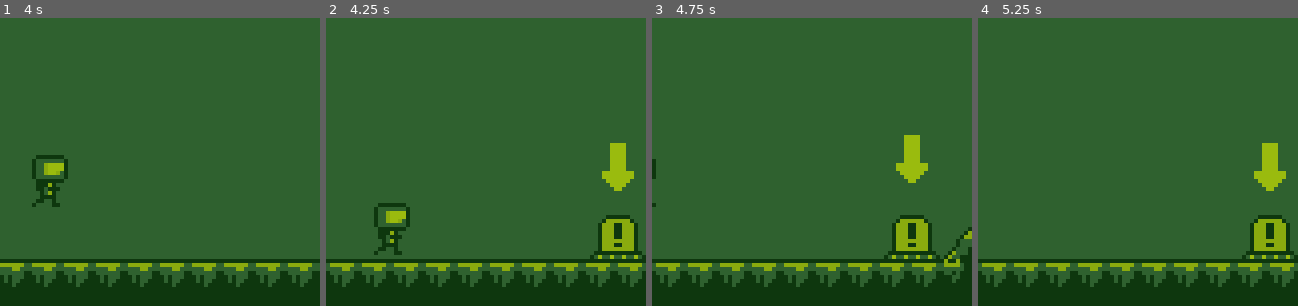
Above: before the commit, frames 1-4 (left to right).
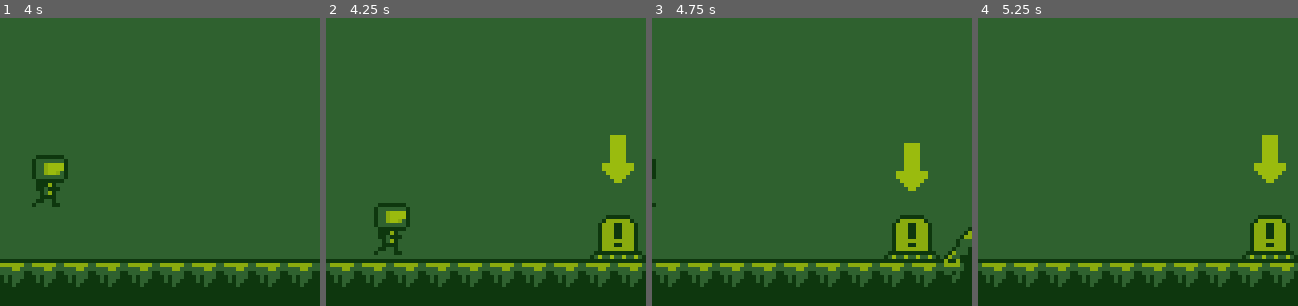
Above: after the commit, the same moments.

Repository: AlanRostem/TurboTrooper
Game: Godot game, scene res://scenes/main/Main.tscn
Same seed, same stepped clock (60 frames per second), same inputs: the game is played once before the commit and once after it. Sound files missing from this copy of the repository are replaced by a short silence.
Inputs:
- Up to frame 1 (4 s): tap Enter at 0.5 s; hold D (move_right) 0.53-2.03 s; tap S (aim_down) at 0.6, 3.6 s; tap Space (jump) at 0.77, 1.52, 3.02, 3.77 s; tap W (aim_up) at 1.35 s; hold A (move_left) 2.03-2.78 s; tap K (fire) at 2.1 s; hold D (move_right) from 2.78 s (still down); tap E (select) at 2.85 s
- Up to frame 2 (4.25 s): keep holding D (move_right)
- Up to frame 3 (4.75 s): release D (move_right) at 4.28 s; hold A (move_left) from 4.28 s (still down); tap W (aim_up) at 4.35 s; tap Space (jump) at 4.52 s
- Up to frame 4 (5.25 s): release A (move_left) at 5.03 s; hold D (move_right) from 5.03 s (still down); tap K (fire) at 5.1 s
The pictures show only the part of the screen within x 50-100%, y 30-80%; the shares and areas given below are measured in that part.

Frame 1 is identical in both runs. In frame 2, 0.6% of the frame differs, in the area x 86-97%, y 40-61%; in frame 3, 0.6%; in frame 4, 0.6%.

Commit message:
scrap shit

Diff:
--- a/project/scenes/game/level/Level.gd
+++ b/project/scenes/game/level/Level.gd
@@ -3,3 +3,15 @@
 onready var game_handler = get_parent()
 
 var player_node
+
+var __convert_player_scrap_to_score = false
+
+func start_player_scrap_to_score_conversion():
+	__convert_player_scrap_to_score = true
+
+func _physics_process(delta):
+	if __convert_player_scrap_to_score:
+		if player_node.stats.get_scrap_count() > 0:
+			player_node.stats.convert_scrap_to_score()
+		else:
+			__convert_player_scrap_to_score = false
--- a/project/scenes/game/level/level_types/BombLevel.gd
+++ b/project/scenes/game/level/level_types/BombLevel.gd
@@ -20,3 +20,7 @@
 func _on_BombSwitch_activated():
 	__arrow_sprite.visible = true
 	__blockade_shape.set_deferred("disabled", true)
+
+
+func _on_BombSwitch_completion_transition_over():
+	start_player_scrap_to_score_conversion()
--- a/project/scenes/game/level/level_types/BombLevel.tscn
+++ b/project/scenes/game/level/level_types/BombLevel.tscn
@@ -48,6 +48,7 @@
 rotation = 1.5708
 
 [connection signal="activated" from="GameWorld/BombSwitch" to="." method="_on_BombSwitch_activated"]
+[connection signal="completion_transition_over" from="GameWorld/BombSwitch" to="." method="_on_BombSwitch_completion_transition_over"]
 [connection signal="body_entered" from="GameWorld/EscapeArea" to="." method="_on_EscapeArea_body_entered"]
 
 [editable path="GameWorld"]
--- a/project/scenes/game/world/entity/entities/item/collectible_items/objective/ObjectiveItem.tscn
+++ b/project/scenes/game/world/entity/entities/item/collectible_items/objective/ObjectiveItem.tscn
@@ -31,4 +31,5 @@
 position = Vector2( 0, -18 )
 frames = SubResource( 3 )
 animation = "pointing"
+frame = 1
 playing = true
--- a/project/scenes/game/world/entity/entities/player/PlayerStats.gd
+++ b/project/scenes/game/world/entity/entities/player/PlayerStats.gd
@@ -18,7 +18,7 @@
 
 var __default_player_sprite_frames = preload("res://assets/resources/sprite_frames/char/PlayerSpriteFrames.tres")
 
-var __scrap_count = 0
+var __scrap_count = 250
 var __rush_energy_count = MAX_RUSH_ENERGY
 var __health = MAX_HEALTH
 
@@ -146,6 +146,10 @@
 		__rush_energy_recharge_timer.stop()
 		__is_recharging_rush_energy = false
 
+func convert_scrap_to_score(count = 1):
+	lose_scrap(count)
+	add_score(count)
+
 func _on_RushEnergyRechargeTimer_timeout():
 	recharge_rush_energy()
 
--- a/project/scenes/game/world/objective/BombSwitch.tscn
+++ b/project/scenes/game/world/objective/BombSwitch.tscn
@@ -40,6 +40,7 @@
 animation = "off"
 
 [node name="ArrowSprite" parent="." index="1" instance=ExtResource( 4 )]
+frame = 0
 
 [node name="StaticBody2D" type="StaticBody2D" parent="." index="2"]
 collision_mask = 0
